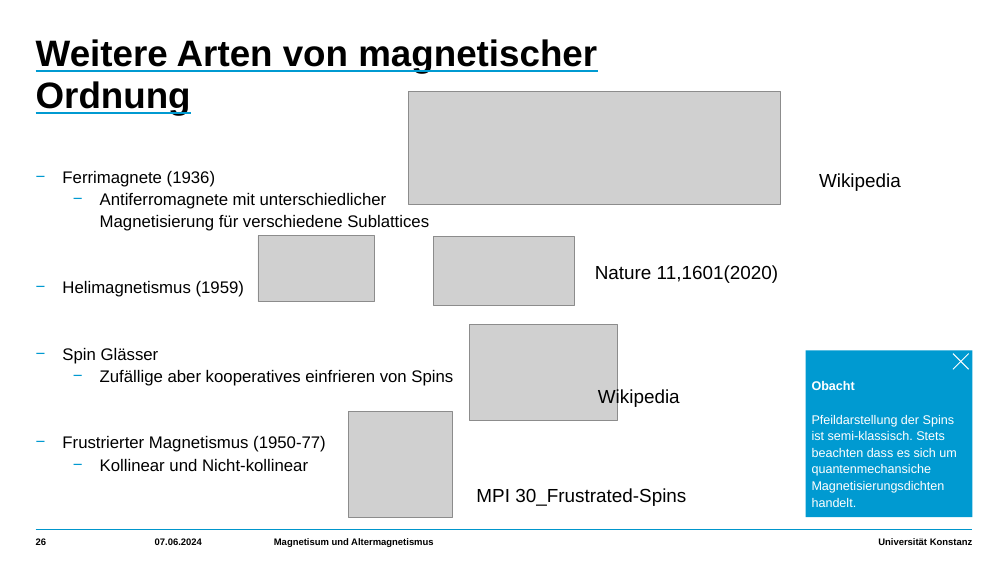
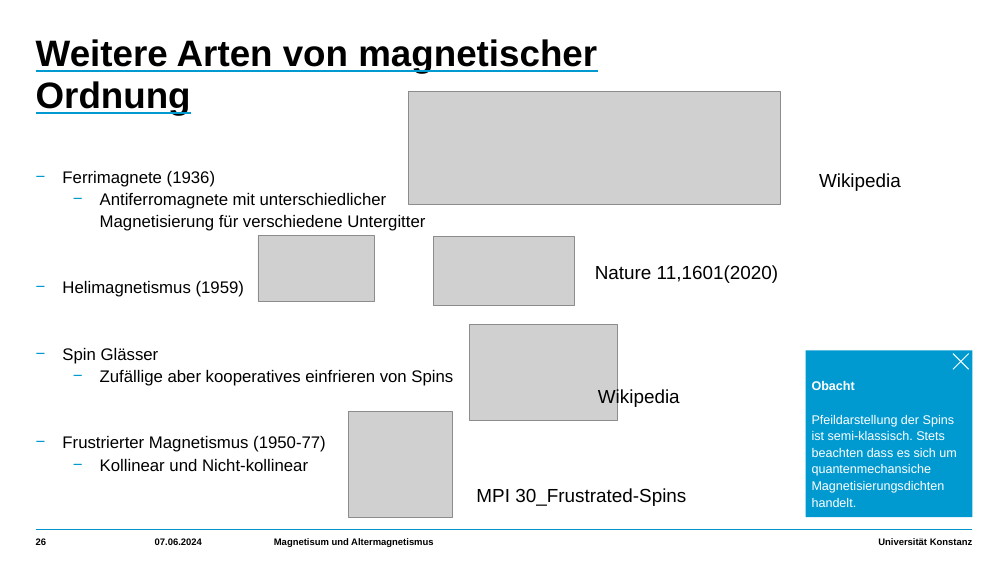
Before and after one commit to HolykingJulex/EstimateSeminar, a slide deck: slide 26 of Vortrag.pptx. Drawn at 1008x567 pixels with LibreOffice and Linux fonts; fonts in the diff are those of the drawing; grey boxes stand for pictures. Boxes give left, top, right and bottom in pixels: in the first picture for what was removed or moved away, otherwise in the second. Text is boxed around its words. In the diff, an @@ line names an element or a change of style, - is before the commit and + after.

```diff
--- a/Vortrag.pptx
+++ b/Vortrag.pptx
@@ text at box(100, 193, 425, 231): text changed @@
-      − Antiferromagnete mit unterschiedlicher Magnetisierung für verschiedene Sublattices
+      − Antiferromagnete mit unterschiedlicher Magnetisierung für verschiedene Untergitter
```
Also in this commit, not shown: 20 other slides changed, 8 slides added, 2 other files.
